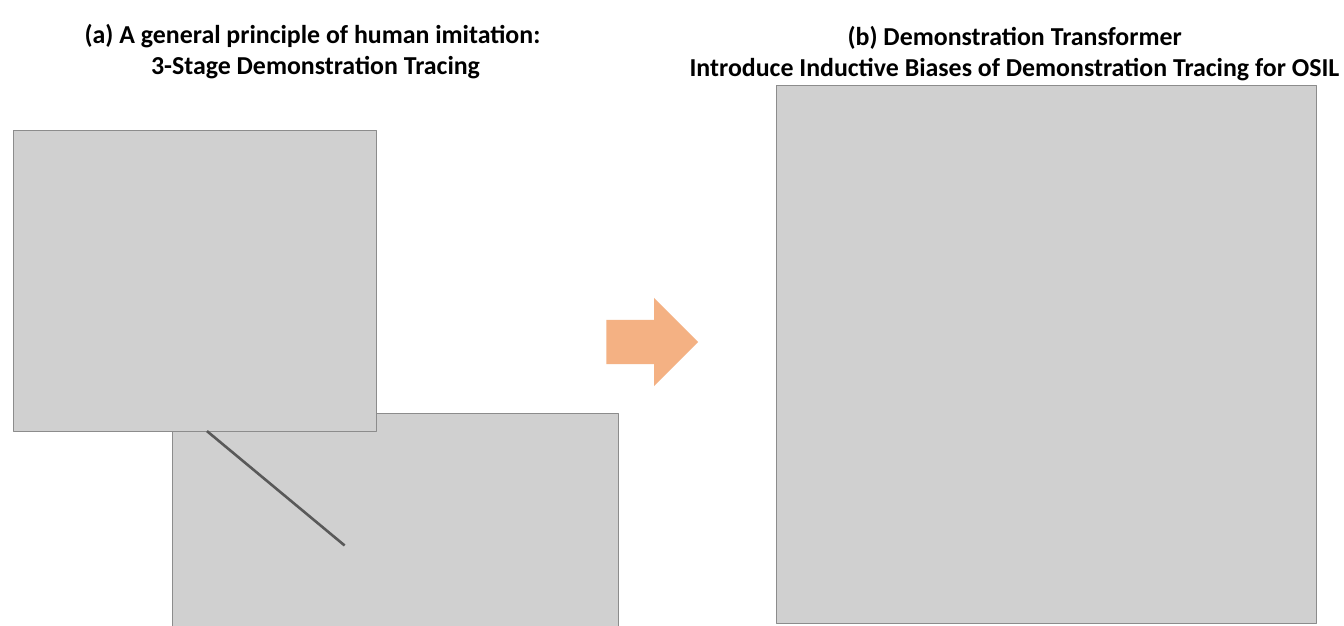
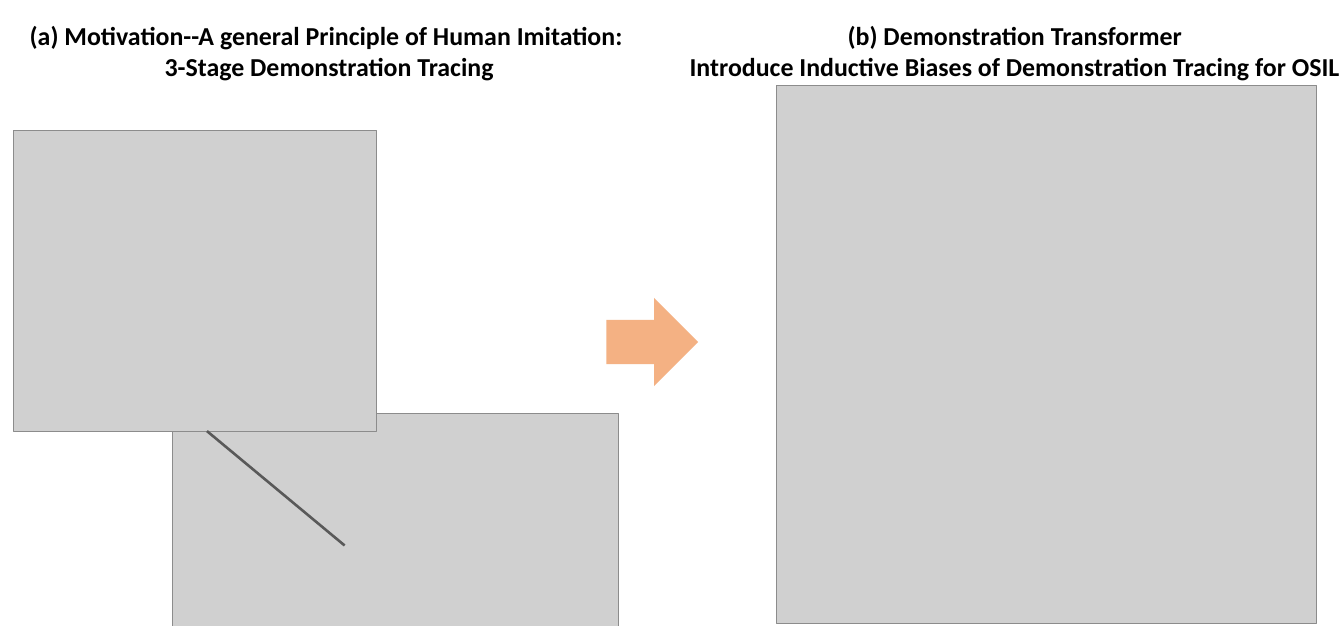
Before and after one commit to osil-ddt/osil-ddt.github.io, a slide deck: slide 1 of static/images/example-dt.pptx. Drawn at 1344x626 pixels with LibreOffice and Linux fonts; fonts in the diff are those of the drawing; grey boxes stand for pictures. Boxes give left, top, right and bottom in pixels: in the first picture for what was removed or moved away, otherwise in the second. Text is boxed around its words. In the diff, an @@ line names an element or a change of style, - is before the commit and + after.

```diff
--- a/static/images/example-dt.pptx
+++ b/static/images/example-dt.pptx
@@ text at bbox=[30, 26, 623, 81]: text changed @@
-(a) A general principle of human imitation:
-3-Stage Demonstration Tracing
+(a) Motivation--A general Principle of Human Imitation:
+3-Stage Demonstration Tracing
```
Also in this commit, not shown: 2 other files.
